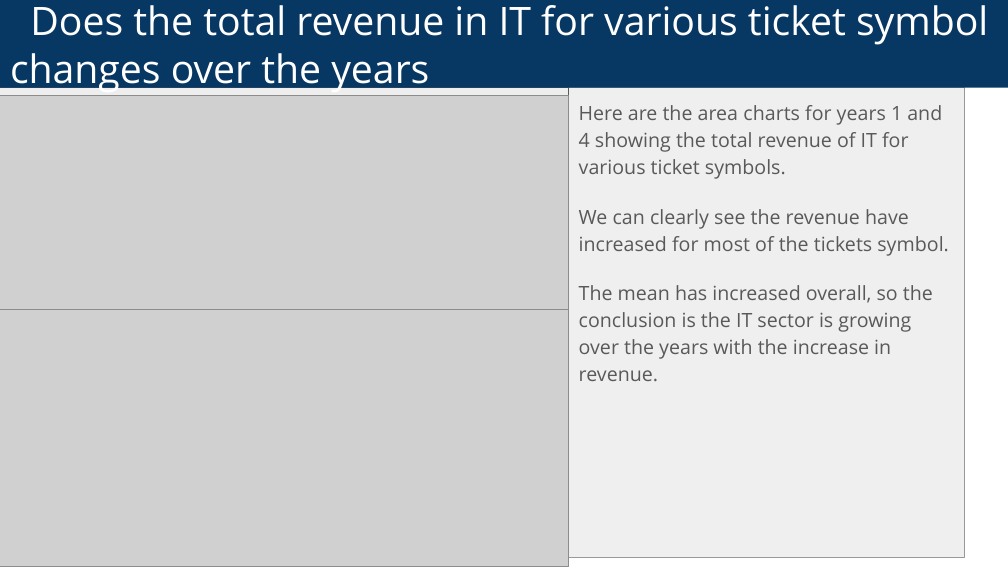
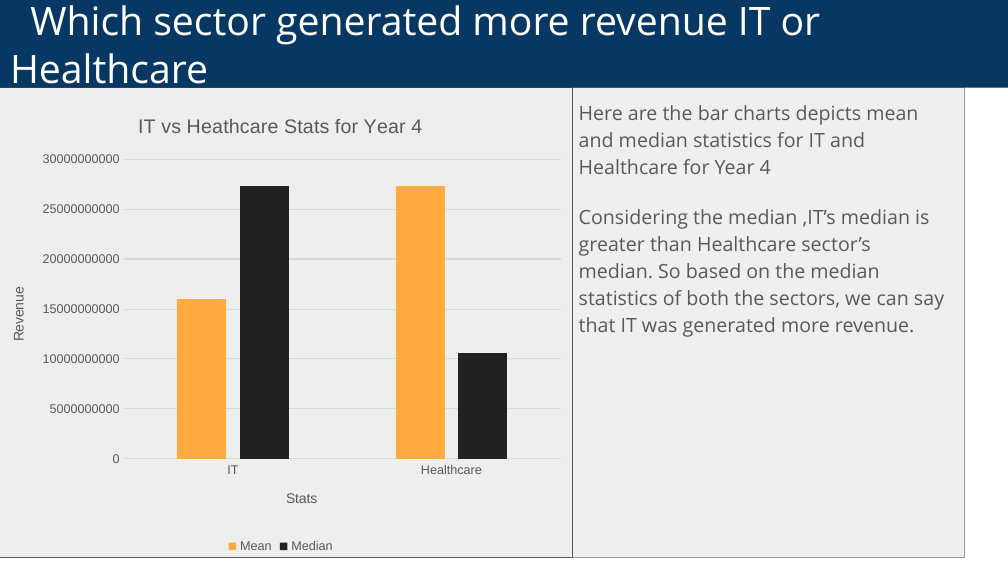
Before and after one commit to tejasmagar/Udacity-Business_Analysis_Nanadegree, a slide deck: slide 1 of project1-1/NYSE Data Project Submission Template.pptx. Drawn at 1008x567 pixels with LibreOffice and Linux fonts; fonts in the diff are those of the drawing; grey boxes stand for pictures. Boxes give left, top, right and bottom in pixels: in the first picture for what was removed or moved away, otherwise in the second. Text is boxed around its words. In the diff, an @@ line names an element or a change of style, - is before the commit and + after.

```diff
--- a/project1-1/NYSE Data Project Submission Template.pptx
+++ b/project1-1/NYSE Data Project Submission Template.pptx
@@ title at (10,5,821,93): text changed @@
-Does the total revenue in IT for various ticket symbol changes over the years
+Which sector generated more revenue IT or Healthcare
@@ picture removed at (0,96,569,310) @@
@@ column chart added at (0,96,573,557) @@
+title "IT vs Heathcare Stats for Year 4 "
+categories: IT, Healthcare
+Mean: 16000000000, 27300000000
+Median: 27300000000, 10600000000
@@ text at (579,209,944,337): text changed @@
-Here are the area charts for years 1 and 4 showing the total revenue of IT for various ticket symbols.
-We can clearly see the revenue have increased for most of the tickets symbol.
-The mean has increased overall, so the conclusion is the IT sector is growing over the years with the increase in revenue.
+Here are the bar charts depicts mean and median statistics for IT and Healthcare for Year 4
+Considering the median ,IT’s median is greater than Healthcare sector’s median. So based on the median statistics of both the sectors, we can say that IT was generated more revenue.
@@ picture removed at (0,310,570,567) @@
```
Also in this commit, not shown: 19 other files.
